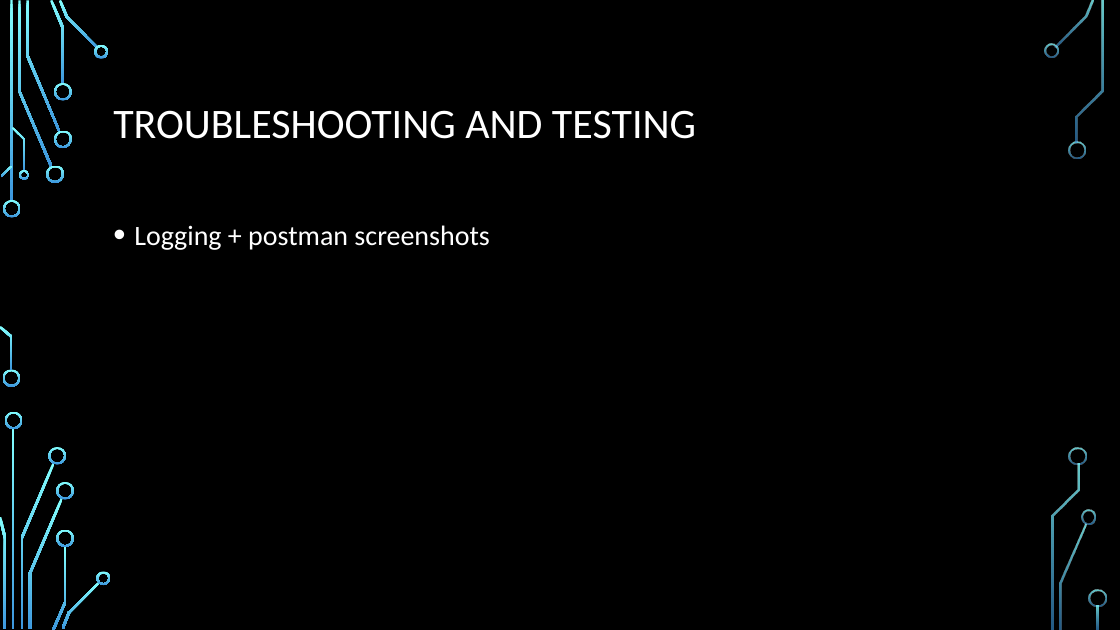
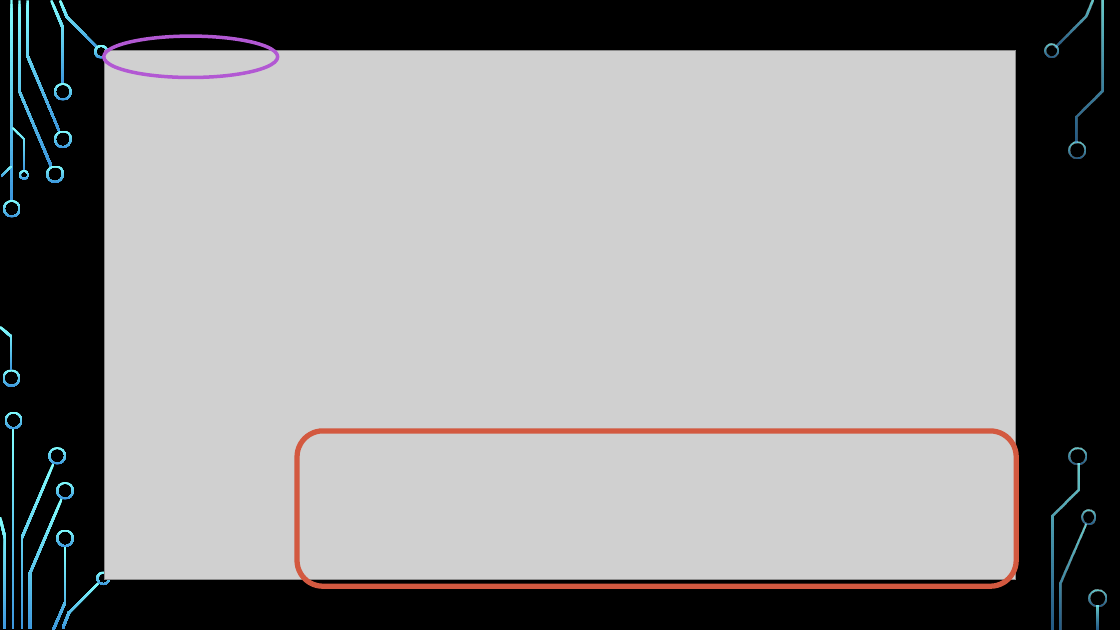
Before and after one commit to RahulPurbhoo/Capstone-Project, a slide deck: slide 23 of Capstone _Project.pptx (slide 22 before the commit). Drawn at 1120x630 pixels with LibreOffice and Linux fonts; fonts in the diff are those of the drawing; grey boxes stand for pictures; background and template pictures are left out. Boxes give left, top, right and bottom in pixels: in the first picture for what was removed or moved away, otherwise in the second. Text is boxed around its words. In the diff, an @@ line names an element or a change of style, - is before the commit and + after.

```diff
--- a/Capstone _Project.pptx
+++ b/Capstone _Project.pptx
@@ picture added at (104, 50, 1017, 580) @@
@@ ellipse added at (104, 36, 278, 77), outline #B258D3 3 pt @@
@@ rounded rectangle added at (297, 431, 1017, 586), outline #D35940 4.5 pt @@
```
Also in this commit, not shown: 3 other slides changed, 11 slides added, 11 slides removed, 1 other file.
